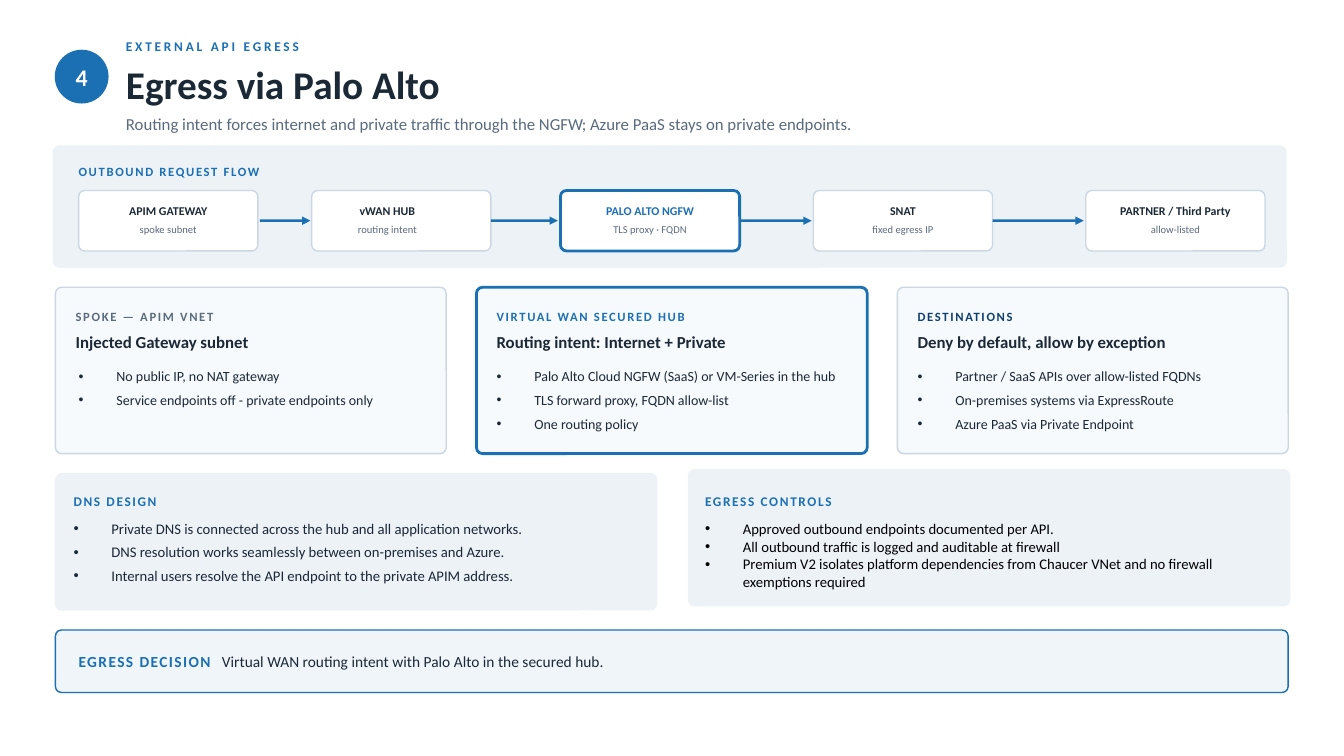
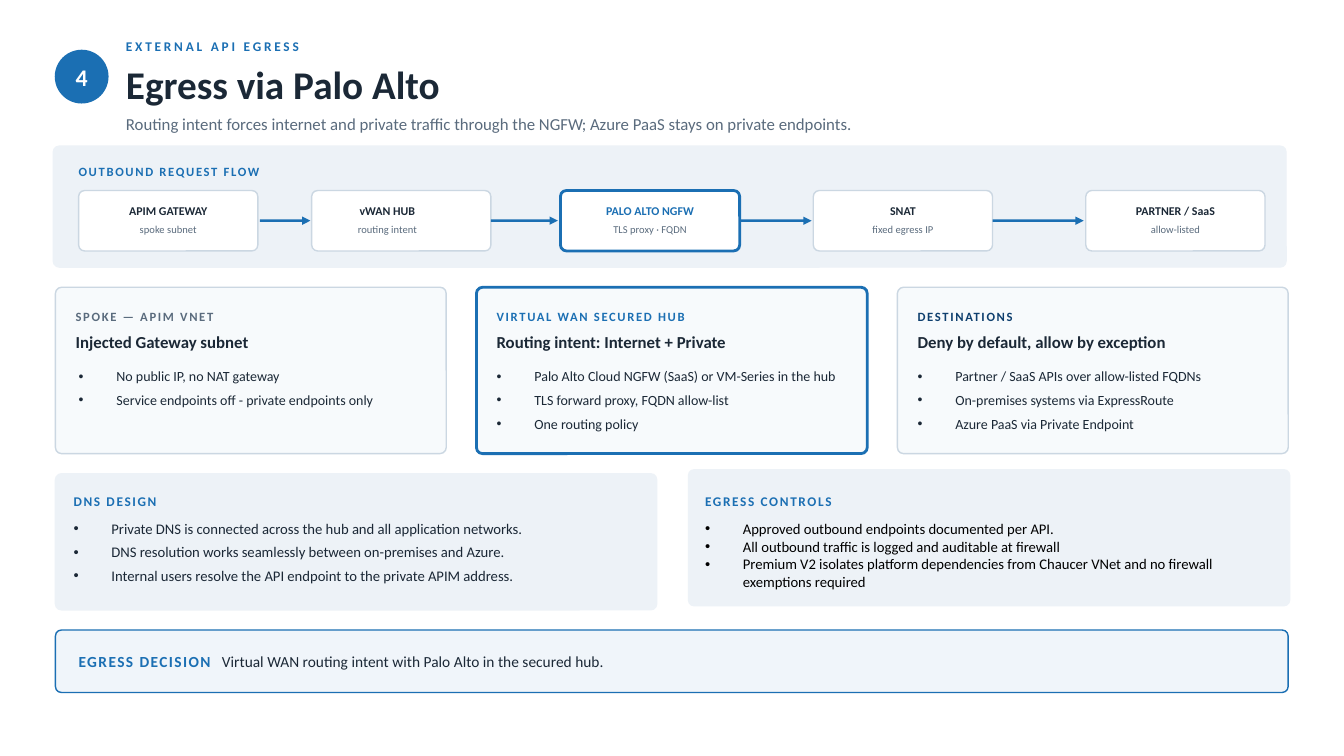
Before and after one commit to xpuneet/Pers, a slide deck: slide 5 of APIM-Target-Architecture.pptx. Drawn at 1344x756 pixels with LibreOffice and Linux fonts; fonts in the diff are those of the drawing. Boxes give left, top, right and bottom in pixels: in the first picture for what was removed or moved away, otherwise in the second. Text is boxed around its words. In the diff, an @@ line names an element or a change of style, - is before the commit and + after.

```diff
--- a/APIM-Target-Architecture.pptx
+++ b/APIM-Target-Architecture.pptx
@@ text at box(1136, 207, 1215, 215): text changed @@
-PARTNER / Third Party
+PARTNER / SaaS
```
Also in this commit, not shown: 5 other slides changed.
